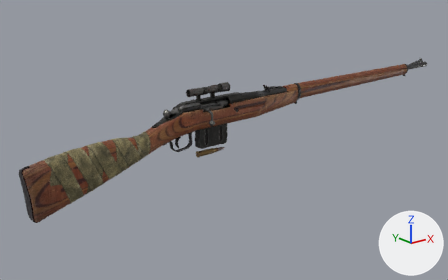
One commit to the glTF model assets/models/weapons/sniper.glb: the scene before it, then after it.
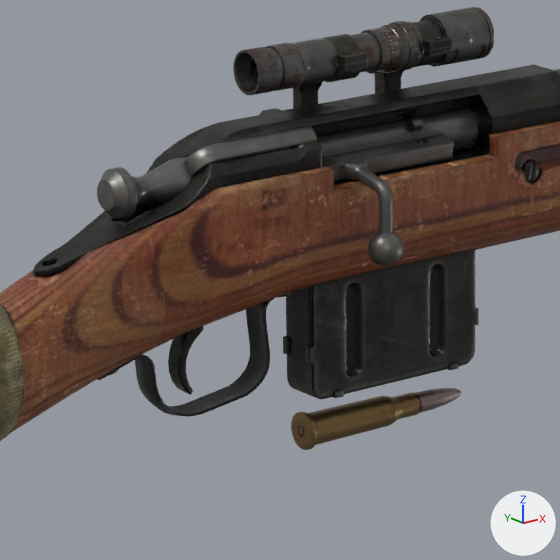
The first picture shows the older version from a camera (50 mm lens) standing at (-1.006, -1.051, 0.384) and looking at (-0.121, 0.054, -0.058). The close-ups show the older and then the newer version on the part from 33% to 54% of the width and 29% to 63% of the height of that picture. Only the edits that show in the close-ups are written down. The lights are fixed; the arrows at lower right show +X, +Y and +Z. Where no turn or scale is listed for an object, it has been applied to the vertices.

In view in the first close-up: 'bolt_action_rifle_7_62', 'bolt_action_rifle_7_62_bolt_a', 'bolt_action_rifle_7_62_bolt_b', 'bolt_action_rifle_7_62_bullet_54mm', 'bolt_action_rifle_7_62_scope', 'bolt_action_rifle_7_62_trigger', 'bolt_action_rifle_7_62_wrap'.
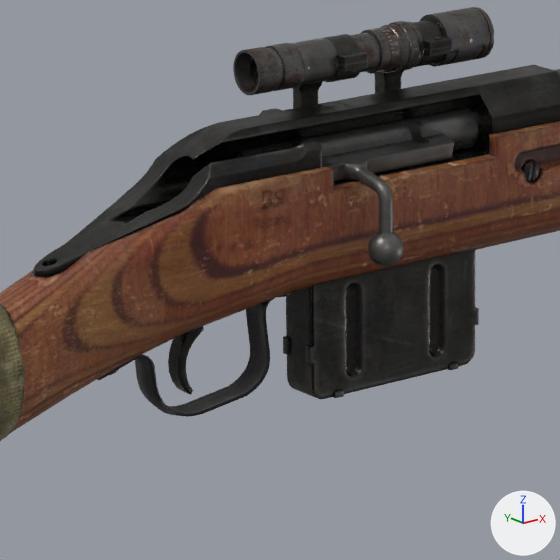
What differs and where, as boxes (x1, y1, x2, y2) in the close-ups (560 x 560 px):
```json
{"object": "bolt_action_rifle_7_62_bolt_b", "change": "deleted", "before": [97, 118, 423, 219]}
{"object": "bolt_action_rifle_7_62_bullet_54mm", "change": "deleted", "before": [291, 388, 461, 450], "on screen": "brown"}
```

Edits to the scene script, one JSON object a line:
```json
{"op": "remove", "block": "ob_bolt_action_rifle_7_62_bolt_b", "code": ["ob_bolt_action_rifle_7_62_bolt_b = bpy.data.objects.new('bolt_action_rifle_7_62_bolt_b', me_cylinder_106)", "ob_bolt_action_rifle_7_62_bolt_b.location = (-0.2371, 0.0, 0.0507)"]}
{"op": "remove", "block": "ob_bolt_action_rifle_7_62_bullet_54mm", "code": ["ob_bolt_action_rifle_7_62_bullet_54mm = bpy.data.objects.new('bolt_action_rifle_7_62_bullet_54mm', me_vert_023)", "ob_bolt_action_rifle_7_62_bullet_54mm.location = (-0.2007, 0.0, -0.0547)"]}
```
